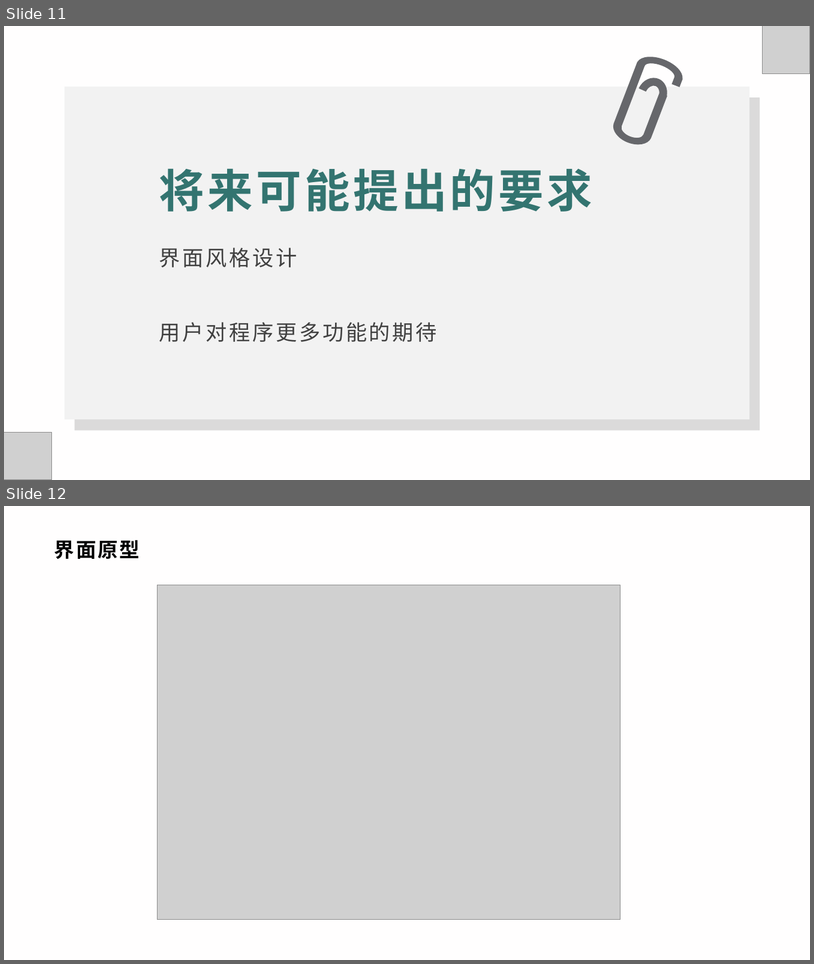
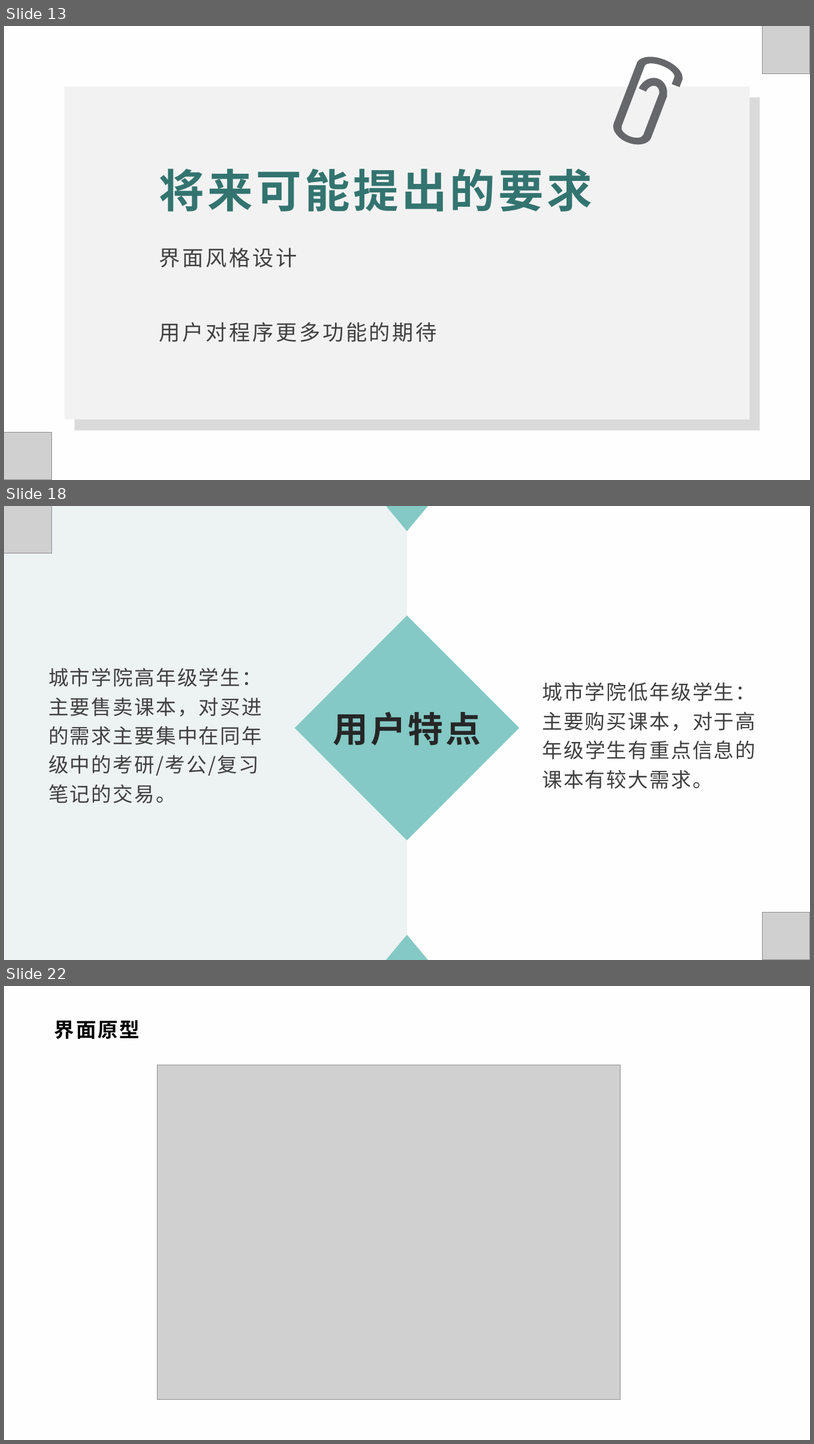
Before and after one commit to xlisses/ruang, a slide deck: Requirement_Statements/需求分析.pptx. Shown one above the other, each under a label of ours: slides 11 and 12 before the commit, slides 13, 18 and 22 after it; the slides between them are not shown. The pictures are 814x964 and 814x1444 pixels, drawn with LibreOffice and Linux fonts; fonts in the diff are those of the drawing; grey boxes stand for pictures; background and template pictures are left out. Boxes give left, top, right and bottom in pixels: in the first picture for what was removed or moved away, otherwise in the second. Text is boxed around its words. In the diff, an @@ line names an element or a change of style, - is before the commit and + after.

```diff
--- a/Requirement_Statements/需求分析.pptx
+++ b/Requirement_Statements/需求分析.pptx
@@ slide 18 added at (4,506,810,960), background #FFFEFE @@
@@ rectangle added at (4,506,408,960), fill #EDF2F2 @@
@@ picture added at (4,506,52,553) @@
@@ triangle added at (386,506,428,531), fill #84C9C5 @@
@@ diamond added at (295,615,519,840), fill #84C9C5 @@
@@ text added at (48,667,262,803), 24 pt, text #404040 @@
+城市学院高年级学生：主要售卖课本，对买进的需求主要集中在同年级中的考研/考公/复习笔记的交易。
@@ text added at (542,682,756,789), 24 pt, text #404040 @@
+城市学院低年级学生：主要购买课本，对于高年级学生有重点信息的课本有较大需求。
@@ text added at (333,712,481,745), 42 pt, text #262626, bold @@
+用户特点
@@ picture added at (763,912,810,960) @@
@@ triangle added at (386,934,428,960), fill #84C9C5 @@
@@ what was slide 11 is now slide 13 @@
@@ what was slide 12 is now slide 22 @@
```
Also in this commit, not shown: 2 slides changed, 10 other slides added.
